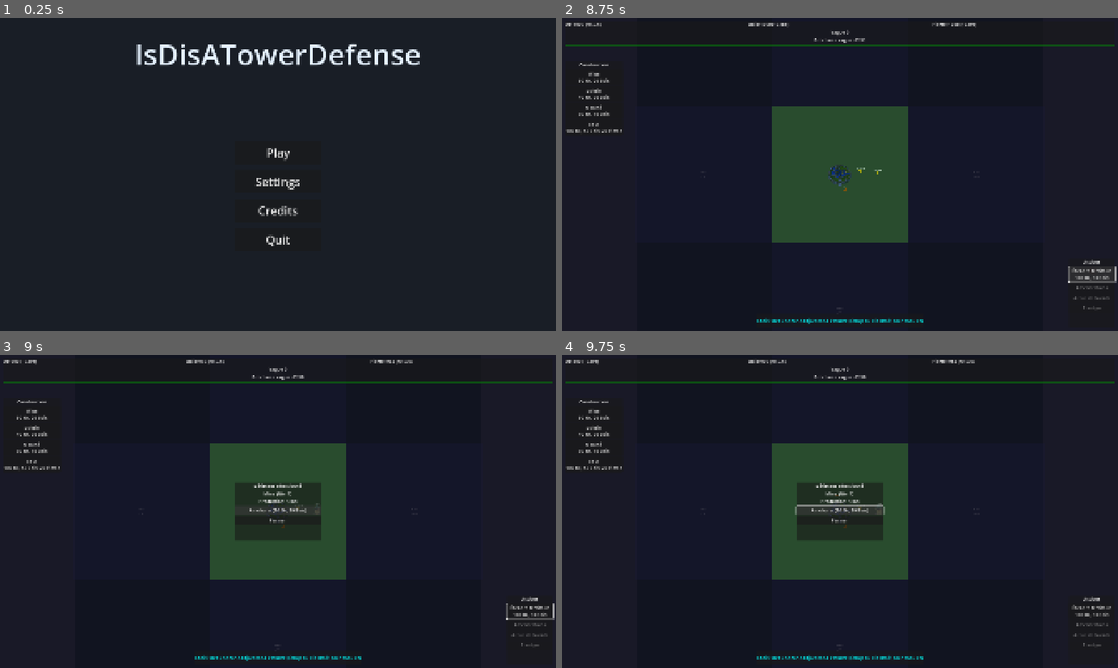
Above: before the commit, frames 1-4 (two rows, left to right).
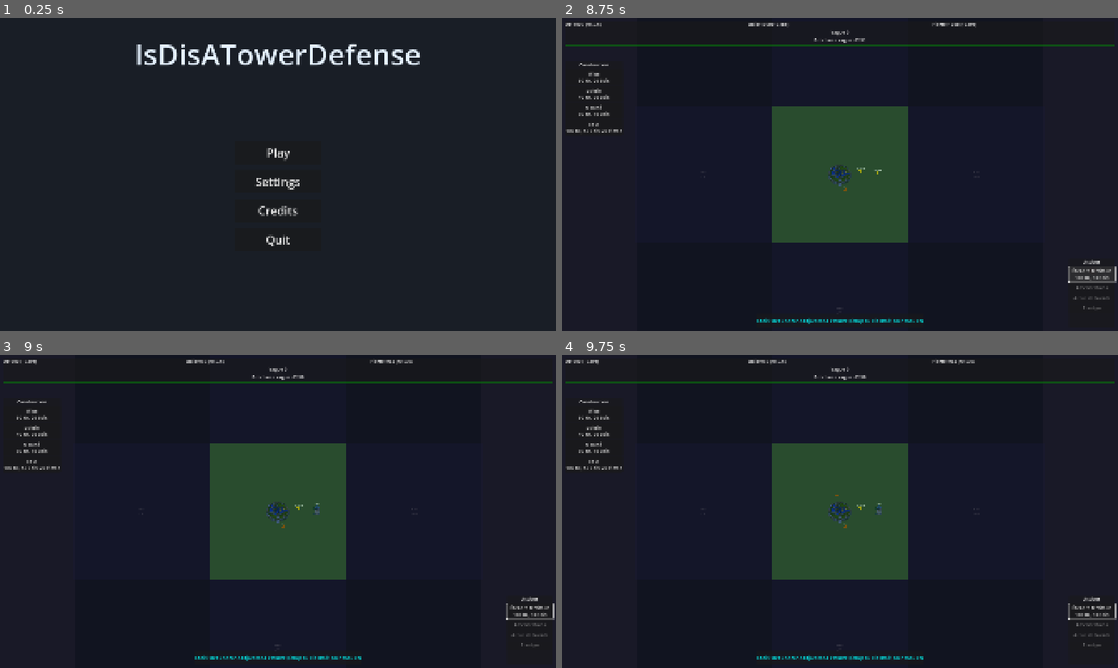
Above: after the commit, the same moments.

Repository: teubamaf/IsDisATowerDefense
Game: Godot game, scene res://Scenes/Menus/Main_Menu.tscn
Same seed, same stepped clock (60 frames per second), same inputs: the game is played once before the commit and once after it.
Inputs (mouse positions are in pixels of both pictures, inside the frame that each line leads up to):
- Up to frame 1 (0.25 s): no input
- Up to frame 2 (8.75 s): click "Play" at 0.5 s; click "Back" at 1.25 s; click "Play" at 2 s; click "Save 1" at 2.75 s; click "Humains" at 3.5 s; click "Start Game" at 4.25 s; click "Mine 50 Or, 20 Bois" at 5 s; click "Scierie 40 Or, 30 Bois" at 5.75 s; click "Marché 80 Or, 40 Bois" at 6.5 s; click "Tour 100 Or, 50 Bois, 20 Pier…" at 7.25 s; click "Étendre territoire 100 Or, 50…" at 8 s
- Up to frame 3 (9 s): drag from (316, 508) to (139, 511) at 8.77 s
- Up to frame 4 (9.75 s): click (840, 511) at 9.5 s, where only the run before the commit has a clickable "Améliorer (50 Or, 30 Bois)"

Frames 1-2 are identical in both runs. In frame 3, 2.5% of the frame differs, in the area x 42-58%, y 40-60%; in frame 4, 2.6%, in the area x 2-100%, y 1-85%.

Commit message:
adding new mecanics

Diff:
--- a/Scenes/Buildings/Mine.tscn
+++ b/Scenes/Buildings/Mine.tscn
@@ -5,7 +5,6 @@
 
 [node name="Mine" type="Node2D"]
 script = ExtResource("1_building")
-building_type = 0
 
 [node name="Sprite2D" type="Sprite2D" parent="."]
 modulate = Color(0.5, 0.5, 0.5, 1)
--- /dev/null
+++ b/Scenes/Entities/HarvestableResource.tscn
@@ -0,0 +1,42 @@
+[gd_scene load_steps=3 format=3 uid="uid://harvestable_resource"]
+
+[ext_resource type="Script" path="res://Scripts/Entities/HarvestableResource.gd" id="1_harvestable"]
+
+[sub_resource type="CircleShape2D" id="CircleShape2D_harvestable"]
+radius = 25.0
+
+[node name="HarvestableResource" type="Area2D"]
+script = ExtResource("1_harvestable")
+
+[node name="CollisionShape2D" type="CollisionShape2D" parent="."]
+shape = SubResource("CircleShape2D_harvestable")
+
+[node name="Sprite2D" type="Sprite2D" parent="."]
+
+[node name="Shape" type="Polygon2D" parent="Sprite2D"]
+color = Color(0.5, 0.5, 0.5, 1)
+polygon = PackedVector2Array(-20, 10, -15, -5, -10, -15, 0, -20, 10, -15, 15, -5, 20, 10, 15, 20, -15, 20)
+
+[node name="Highlight" type="Polygon2D" parent="Sprite2D"]
+color = Color(0.7, 0.7, 0.7, 1)
+polygon = PackedVector2Array(-8, -10, 0, -15, 8, -10, 5, -5, -5, -5)
+
+[node name="Label" type="Label" parent="."]
+offset_left = -40.0
+offset_top = -45.0
+offset_right = 40.0
+offset_bottom = -25.0
+text = "+10 Pierre"
+horizontal_alignment = 1
+
+[node name="ProgressLabel" type="Label" parent="."]
+offset_left = -20.0
+offset_top = 20.0
+offset_right = 20.0
+offset_bottom = 40.0
+text = "0/5"
+horizontal_alignment = 1
+
+[node name="LifetimeTimer" type="Timer" parent="."]
+wait_time = 30.0
+one_shot = true
--- /dev/null
+++ b/Scenes/Projectiles/Arrow.tscn
@@ -0,0 +1,23 @@
+[gd_scene load_steps=4 format=3 uid="uid://iqqsmk2wv0qn"]
+
+[ext_resource type="Texture2D" uid="uid://fm3vqgrwcoxo" path="res://Assets/Projectiles/arrow.png" id="1_ljjg1"]
+[ext_resource type="Script" uid="uid://dw5oostsej67w" path="res://Scripts/Projectiles/Arrow.gd" id="2_arrow"]
+
+[sub_resource type="CapsuleShape2D" id="CapsuleShape2D_qaq63"]
+radius = 5.0
+height = 32.0
+
+[node name="Arrow" type="Area2D"]
+rotation = -1.5707964
+collision_mask = 2
+script = ExtResource("2_arrow")
+
+[node name="Sprite2D" type="Sprite2D" parent="."]
+texture_filter = 1
+rotation = 0.7853982
+scale = Vector2(1.75, 1.75)
+texture = ExtResource("1_ljjg1")
+
+[node name="CollisionShape2D" type="CollisionShape2D" parent="."]
+rotation = 1.5707964
+shape = SubResource("CapsuleShape2D_qaq63")
--- a/Scenes/UI/GameUI.tscn
+++ b/Scenes/UI/GameUI.tscn
@@ -1,6 +1,7 @@
-[gd_scene load_steps=2 format=3 uid="uid://bk8vh7m3qp1nx"]
+[gd_scene load_steps=3 format=3 uid="uid://bk8vh7m3qp1nx"]
 
 [ext_resource type="Script" path="res://Scripts/UI/GameUI.gd" id="1_gameui"]
+[ext_resource type="Script" path="res://Scripts/UI/MarketPanel.gd" id="2_marketpanel"]
 
 [node name="GameUI" type="CanvasLayer"]
 script = ExtResource("1_gameui")
@@ -186,3 +187,100 @@
 [node name="CloseButton" type="Button" parent="UpgradePanel/VBoxContainer"]
 layout_mode = 2
 text = "Fermer"
+
+[node name="MarketPanel" type="PanelContainer" parent="."]
+visible = false
+anchors_preset = 3
+anchor_left = 1.0
+anchor_top = 1.0
+anchor_right = 1.0
+anchor_bottom = 1.0
+offset_left = -250.0
+offset_top = -300.0
+offset_right = -10.0
+offset_bottom = -10.0
+grow_horizontal = 0
+grow_vertical = 0
+script = ExtResource("2_marketpanel")
+
+[node name="VBoxContainer" type="VBoxContainer" parent="MarketPanel"]
+layout_mode = 2
+
+[node name="Title" type="Label" parent="MarketPanel/VBoxContainer"]
+layout_mode = 2
+text = "Marché - Vente"
+horizontal_alignment = 1
+
+[node name="HSeparator" type="HSeparator" parent="MarketPanel/VBoxContainer"]
+layout_mode = 2
+
+[node name="WoodRow" type="HBoxContainer" parent="MarketPanel/VBoxContainer"]
+layout_mode = 2
+
+[node name="WoodLabel" type="Label" parent="MarketPanel/VBoxContainer/WoodRow"]
+layout_mode = 2
+size_flags_horizontal = 3
+text = "Bois:"
+
+[node name="MinusButton" type="Button" parent="MarketPanel/VBoxContainer/WoodRow"]
+layout_mode = 2
+text = "-"
+
+[node name="AmountLabel" type="Label" parent="MarketPanel/VBoxContainer/WoodRow"]
+layout_mode = 2
+custom_minimum_size = Vector2(40, 0)
+text = "10"
+horizontal_alignment = 1
+
+[node name="PlusButton" type="Button" parent="MarketPanel/VBoxContainer/WoodRow"]
+layout_mode = 2
+text = "+"
+
+[node name="PriceLabel" type="Label" parent="MarketPanel/VBoxContainer/WoodRow"]
+layout_mode = 2
+custom_minimum_size = Vector2(60, 0)
+text = "20 Or"
+horizontal_alignment = 2
+
+[node name="SellButton" type="Button" parent="MarketPanel/VBoxContainer/WoodRow"]
+layout_mode = 2
+text = "Vendre"
+
+[node name="StoneRow" type="HBoxContainer" parent="MarketPanel/VBoxContainer"]
+layout_mode = 2
+
+[node name="StoneLabel" type="Label" parent="MarketPanel/VBoxContainer/StoneRow"]
+layout_mode = 2
+size_flags_horizontal = 3
+text = "Pierre:"
+
+[node name="MinusButton" type="Button" parent="MarketPanel/VBoxContainer/StoneRow"]
+layout_mode = 2
+text = "-"
+
+[node name="AmountLabel" type="Label" parent="MarketPanel/VBoxContainer/StoneRow"]
+layout_mode = 2
+custom_minimum_size = Vector2(40, 0)
+text = "10"
+horizontal_alignment = 1
+
+[node name="PlusButton" type="Button" parent="MarketPanel/VBoxContainer/StoneRow"]
+layout_mode = 2
+text = "+"
+
+[node name="PriceLabel" type="Label" parent="MarketPanel/VBoxContainer/StoneRow"]
+layout_mode = 2
+custom_minimum_size = Vector2(60, 0)
+text = "30 Or"
+horizontal_alignment = 2
+
+[node name="SellButton" type="Button" parent="MarketPanel/VBoxContainer/StoneRow"]
+layout_mode = 2
+text = "Vendre"
+
+[node name="HSeparator2" type="HSeparator" parent="MarketPanel/VBoxContainer"]
+layout_mode = 2
+
+[node name="CloseButton" type="Button" parent="MarketPanel/VBoxContainer"]
+layout_mode = 2
+text = "Fermer"
--- a/Scripts/Buildings/Building.gd
+++ b/Scripts/Buildings/Building.gd
@@ -4,16 +4,24 @@
 enum BuildingType { MINE, SAWMILL, MARKET, TOWER }
 
 @export var building_type: BuildingType = BuildingType.MINE
-@export var production_rate: float = 1.0  # Ressources par seconde
 @export var level: int = 1
 @export var max_level: int = 10
+
+# Paramètres de spawn de ressources
+@export var spawn_radius_base: float = 100.0
+@export var spawn_interval_base: float = 8.0  # Secondes entre chaque spawn
+@export var max_resources: int = 10  # Maximum de ressources actives autour du bâtiment
 
 # Coûts d'amélioration
 @export var upgrade_gold_cost: float = 50.0
 @export var upgrade_wood_cost: float = 30.0
 
-var production_timer: float = 0.0
+var spawn_timer: float = 0.0
 var is_selected: bool = false
+var spawned_resources: Array[Node] = []
+
+# Scène de ressource récoltable
+var harvestable_scene: PackedScene = preload("res://Scenes/Entities/HarvestableResource.tscn")
 
 # Signal émis quand le bâtiment est cliqué
 signal building_clicked(building: Node2D)
@@ -48,41 +56,77 @@
 		get_tree().call_group("building_manager", "select_building", self)
 
 func _process(delta: float):
-	production_timer += delta
+	# Ne pas spawner pour les Markets et Tours
+	if building_type == BuildingType.MARKET or building_type == BuildingType.TOWER:
+		return
 
-	# Produire des ressources chaque seconde
-	if production_timer >= 1.0:
-		production_timer = 0.0
-		produce()
+	# Nettoyer les ressources détruites
+	clean_spawned_resources()
 
-func produce():
-	var amount = production_rate * level
+	# Timer de spawn
+	spawn_timer += delta
+	var spawn_interval = get_spawn_interval()
 
+	if spawn_timer >= spawn_interval:
+		spawn_timer = 0.0
+		try_spawn_resource()
+
+func get_spawn_radius() -> float:
+	# La zone de spawn augmente de 15% par niveau
+	return spawn_radius_base * (1.0 + level * 0.15)
+
+func get_spawn_interval() -> float:
+	# Le spawn devient 10% plus fréquent par niveau
+	return spawn_interval_base / (1.0 + level * 0.1)
+
+func clean_spawned_resources():
+	spawned_resources = spawned_resources.filter(func(r): return is_instance_valid(r))
+
+func try_spawn_resource():
+	# Vérifier si on peut spawner
+	if spawned_resources.size() >= max_resources:
+		return
+
+	spawn_resource()
+
+func spawn_resource():
+	var resource = harvestable_scene.instantiate()
+
+	# Position aléatoire dans le rayon
+	var spawn_radius = get_spawn_radius()
+	var angle = randf() * TAU
+	var distance = randf_range(spawn_radius * 0.3, spawn_radius)
+	var spawn_pos = global_position + Vector2(cos(angle), sin(angle)) * distance
+
+	resource.global_position = spawn_pos
+
+	# Configurer le type de ressource selon le bâtiment
+	configure_resource(resource)
+
+	# Ajouter à la scène
+	get_tree().current_scene.add_child(resource)
+	spawned_resources.append(resource)
+
+func configure_resource(resource: Node):
+	# Accéder au script HarvestableResource
 	match building_type:
 		BuildingType.MINE:
-			GameManager.add_gold(amount)
-			show_production_text("+%.1f Or" % amount, Color.GOLD)
+			# Mine: 80% pierre, 15% or, 5% rare
+			var roll = randf()
+			if roll < 0.80:
+				resource.resource_type = 1  # STONE
+				resource.resource_amount = randf_range(5, 15) * (1 + level * 0.1)
+			elif roll < 0.95:
+				resource.resource_type = 2  # GOLD
+				resource.resource_amount = randf_range(3, 10) * (1 + level * 0.1)
+			else:
+				resource.resource_type = 3  # RARE
+				resource.resource_amount = randf_range(5, 20) * (1 + level * 0.1)
+
 		BuildingType.SAWMILL:
-			GameManager.add_wood(amount)
-			show_production_text("+%.1f Bois" % amount, Color.SADDLE_BROWN)
-		BuildingType.MARKET:
-			# Le marché génère de l'or
-			GameManager.add_gold(amount * 1.5)
-			show_production_text("+%.1f Or" % (amount * 1.5), Color.GOLD)
-
-func show_production_text(text: String, color: Color):
-	# Créer un label flottant pour montrer la production
-	var floating_label = Label.new()
-	floating_label.text = text
-	floating_label.add_theme_color_override("font_color", color)
-	floating_label.position = Vector2(0, -20)
-	add_child(floating_label)
-
-	# Animation
-	var tween = create_tween()
-	tween.tween_property(floating_label, "position:y", -50, 1.0)
-	tween.parallel().tween_property(floating_label, "modulate:a", 0.0, 1.0)
-	tween.finished.connect(floating_label.queue_free)
+			# Scierie: 100% bois
+			resource.resource_type = 0  # WOOD
+			resource.resource_amount = randf_range(5, 15) * (1 + level * 0.1)
 
 func upgrade() -> bool:
 	if level >= max_level:
@@ -123,17 +167,23 @@
 
 func get_info_text() -> String:
 	var type_name = ""
+	var production_info = ""
+
 	match building_type:
 		BuildingType.MINE:
 			type_name = "Mine"
+			production_info = "Spawn: Pierre (80%), Or (15%), Rare (5%)\nZone: %.0f px | Intervalle: %.1fs" % [get_spawn_radius(), get_spawn_interval()]
 		BuildingType.SAWMILL:
 			type_name = "Scierie"
+			production_info = "Spawn: Bois (100%%)\nZone: %.0f px | Intervalle: %.1fs" % [get_spawn_radius(), get_spawn_interval()]
 		BuildingType.MARKET:
 			type_name = "Marché"
+			production_info = "Vendez vos ressources contre de l'or"
 		BuildingType.TOWER:
 			type_name = "Tour"
+			production_info = "Bâtiment défensif"
 
-	return "%s (Niv. %d)\nProduction: %.1f/s" % [type_name, level, production_rate * level]
+	return "%s (Niv. %d)\n%s" % [type_name, level, production_info]
 
 func get_upgrade_cost() -> Dictionary:
 	if level >= max_level:
--- a/Scripts/Buildings/Tower.gd
+++ b/Scripts/Buildings/Tower.gd
@@ -5,6 +5,9 @@
 @export var attack_range: float = 200.0
 @export var level: int = 1
 @export var max_level: int = 10
+
+# Scène de la flèche à instancier
+var arrow_scene: PackedScene = preload("res://Scenes/Projectiles/Arrow.tscn")
 
 # Coûts d'amélioration
 @export var upgrade_gold_cost: float = 100.0
@@ -86,8 +89,11 @@
 		attack(current_target)
 
 func attack(enemy: Node2D):
-	if enemy.has_method("take_damage"):
-		enemy.take_damage(damage)
+	# Créer une flèche et la tirer vers l'ennemi
+	var arrow = arrow_scene.instantiate()
+	get_tree().current_scene.add_child(arrow)
+	arrow.global_position = global_position
+	arrow.setup(enemy, damage)
 
 func _on_body_entered(body: Node2D):
 	if body.is_in_group("enemies"):
--- a/Scripts/Entities/CollectableResource.gd
+++ b/Scripts/Entities/CollectableResource.gd
@@ -6,7 +6,7 @@
 @export var resource_type: ResourceType = ResourceType.GOLD
 @export var min_amount: float = 1.0
 @export var max_amount: float = 5.0
-@export var lifetime: float = 10.0  # Durée de vie avant disparition
+@export var lifetime: float = 100.0  # Durée de vie avant disparition
 
 var amount: float
 @onready var sprite = $Sprite2D
--- /dev/null
+++ b/Scripts/Entities/HarvestableResource.gd
@@ -0,0 +1,126 @@
+extends Area2D
+
+# Types de ressources récoltables
+enum ResourceType { WOOD, STONE, GOLD, RARE }
+
+@export var resource_type: ResourceType = ResourceType.STONE
+@export var hits_required: int = 5
+@export var resource_amount: float = 10.0
+@export var lifetime: float = 30.0
+
+var current_hits: int = 0
+
+@onready var sprite = $Sprite2D
+@onready var label = $Label
+@onready var lifetime_timer = $LifetimeTimer
+@onready var progress_label = $ProgressLabel
+
+func _ready():
+	# Configuration visuelle selon le type
+	setup_visual()
+	update_progress()
+
+	# Connecter le signal de clic
+	input_event.connect(_on_input_event)
+	mouse_entered.connect(_on_mouse_entered)
+	mouse_exited.connect(_on_mouse_exited)
+
+	# Timer de durée de vie
+	if lifetime_timer:
+		lifetime_timer.wait_time = lifetime
+		lifetime_timer.timeout.connect(_on_lifetime_timeout)
+		lifetime_timer.start()
+
+	# Animation d'apparition
+	scale = Vector2.ZERO
+	var tween = create_tween()
+	tween.tween_property(self, "scale", Vector2.ONE, 0.3).set_ease(Tween.EASE_OUT).set_trans(Tween.TRANS_BACK)
+
+func setup_visual():
+	var color: Color
+	var text: String
+
+	match resource_type:
+		ResourceType.WOOD:
+			color = Color(0.4, 0.26, 0.13)  # Marron bois
+			text = "+%d Bois" % int(resource_amount)
+		ResourceType.STONE:
+			color = Color(0.5, 0.5, 0.5)  # Gris pierre
+			text = "+%d Pierre" % int(resource_amount)
+		ResourceType.GOLD:
+			color = Color.GOLD
+			text = "+%d Or" % int(resource_amount)
+		ResourceType.RARE:
+			color = Color(0.6, 0.2, 0.8)  # Violet rare
+			text = "+%d Rare" % int(resource_amount)
+
+	if sprite:
+		sprite.modulate = color
+
+	if label:
+		label.text = text
+
+func update_progress():
+	if progress_label:
+		progress_label.text = "%d/%d" % [current_hits, hits_required]
+
+func _on_input_event(_viewport: Node, event: InputEvent, _shape_idx: int):
+	if event is InputEventMouseButton and event.pressed and event.button_index == MOUSE_BUTTON_LEFT:
+		hit()
+
+func _on_mouse_entered():
+	# Effet de survol
+	var tween = create_tween()
+	tween.tween_property(self, "scale", Vector2(1.15, 1.15), 0.1)
+
+func _on_mouse_exited():
+	var tween = create_tween()
+	tween.tween_property(self, "scale", Vector2.ONE, 0.1)
+
+func hit():
+	current_hits += 1
+	update_progress()
+
+	# Animation de hit (shake)
+	var original_pos = position
+	var tween = create_tween()
+	tween.tween_property(self, "position", original_pos + Vector2(randf_range(-5, 5), randf_range(-5, 5)), 0.05)
+	tween.tween_property(self, "position", original_pos, 0.05)
+
+	# Flash de couleur
+	if sprite:
+		var original_modulate = sprite.modulate
+		sprite.modulate = Color.WHITE
+		await get_tree().create_timer(0.1).timeout
+		if is_instance_valid(self) and sprite:
+			sprite.modulate = original_modulate
+
+	# Vérifier si cassé
+	if current_hits >= hits_required:
+		harvest()
+
+func harvest():
+	# Ajouter les ressources au GameManager
+	match resource_type:
+		ResourceType.WOOD:
+			GameManager.add_wood(resource_amount)
+		ResourceType.STONE:
+			GameManager.add_stone(resource_amount)
+		ResourceType.GOLD:
+			GameManager.add_gold(resource_amount)
+		ResourceType.RARE:
+			# Pour l'instant, les ressources rares donnent de l'or bonus
+			GameManager.add_gold(resource_amount * 2)
+
+	# Animation de destruction
+	var tween = create_tween()
+	tween.set_parallel(true)
+	tween.tween_property(self, "scale", Vector2.ZERO, 0.2)
+	tween.tween_property(self, "modulate:a", 0.0, 0.2)
+	tween.finished.connect(queue_free)
+
+func _on_lifetime_timeout():
+	# Disparition progressive si non récolté
+	var tween = create_tween()
+	tween.tween_property(self, "modulate:a", 0.0, 1.0)
+	tween.finished.connect(queue_free)
--- a/Scripts/Managers/BuildingManager.gd
+++ b/Scripts/Managers/BuildingManager.gd
@@ -6,14 +6,18 @@
 
 # Référence à l'UI
 @onready var upgrade_panel: Control = null
+@onready var market_panel: Control = null
 
 func _ready():
-	# Trouver le panneau d'amélioration dans l'UI
+	# Trouver les panneaux dans l'UI
 	await get_tree().process_frame
 	upgrade_panel = get_node_or_null("/root/Game/GameUI/UpgradePanel")
+	market_panel = get_node_or_null("/root/Game/GameUI/MarketPanel")
 
 	if upgrade_panel:
 		upgrade_panel.visible = false
+	if market_panel:
+		market_panel.visible = false
 
 func select_building(building: Node2D, show_panel: bool = true):
 	# Désélectionner le bâtiment précédent
@@ -27,31 +31,52 @@
 	if selected_building and selected_building.has_method("set_selected"):
 		selected_building.set_selected(true)
 
-	# Afficher le panneau d'amélioration seulement si demandé
+	# Afficher le panneau approprié seulement si demandé
 	if show_panel:
-		show_upgrade_panel()
+		show_appropriate_panel()
 	else:
-		hide_upgrade_panel()
+		hide_all_panels()
 
 func deselect_building():
 	if selected_building and selected_building.has_method("set_selected"):
 		selected_building.set_selected(false)
 
 	selected_building = null
-	hide_upgrade_panel()
+	hide_all_panels()
+
+func show_appropriate_panel():
+	if not selected_building:
+		return
+
+	# Vérifier si c'est un Market
+	if selected_building.has_method("get_info_text"):
+		var building_type = selected_building.get("building_type")
+		# BuildingType.MARKET = 2
+		if building_type == 2:
+			show_market_panel()
+			return
+
+	# Sinon afficher le panneau d'amélioration standard
+	show_upgrade_panel()
 
 func show_upgrade_panel():
+	hide_market_panel()
+
 	if not upgrade_panel or not selected_building:
 		return
 
 	upgrade_panel.visible = true
 
 	# Mettre à jour les informations du panneau
-	var info_label = upgrade_panel.get_node_or_null("InfoLabel")
+	var info_label = upgrade_panel.get_node_or_null("VBoxContainer/InfoLabel")
+	if not info_label:
+		info_label = upgrade_panel.get_node_or_null("InfoLabel")
 	if info_label:
 		info_label.text = selected_building.get_info_text()
 
-	var upgrade_button = upgrade_panel.get_node_or_null("UpgradeButton")
+	var upgrade_button = upgrade_panel.get_node_or_null("VBoxContainer/UpgradeButton")
+	if not upgrade_button:
+		upgrade_button = upgrade_panel.get_node_or_null("UpgradeButton")
 	if upgrade_button:
 		var cost = selected_building.get_upgrade_cost()
 		if cost["can_upgrade"]:
@@ -65,15 +90,41 @@
 			upgrade_button.text = "Niveau maximum"
 			upgrade_button.disabled = true
 
+func show_market_panel():
+	hide_upgrade_panel()
+
+	if not market_panel or not selected_building:
+		return
+
+	var level = selected_building.get("level")
+	if level == null:
+		level = 1
+
+	if market_panel.has_method("show_panel"):
+		market_panel.show_panel(level)
+	else:
+		market_panel.visible = true
+
 func hide_upgrade_panel():
 	if upgrade_panel:
 		upgrade_panel.visible = false
+
+func hide_market_panel():
+	if market_panel:
+		if market_panel.has_method("hide_panel"):
+			market_panel.hide_panel()
+		else:
+			market_panel.visible = false
+
+func hide_all_panels():
+	hide_upgrade_panel()
+	hide_market_panel()
 
 func try_upgrade_selected():
 	if selected_building and selected_building.has_method("upgrade"):
 		if selected_building.upgrade():
 			# Rafraîchir l'affichage après amélioration
-			show_upgrade_panel()
+			show_appropriate_panel()
 
 func _input(event: InputEvent):
 	# Désélectionner avec clic droit ou Échap
--- /dev/null
+++ b/Scripts/Projectiles/Arrow.gd
@@ -0,0 +1,38 @@
+extends Area2D
+
+@export var speed: float = 400.0
+@export var damage: float = 15.0
+
+var target: Node2D = null
+var direction: Vector2 = Vector2.ZERO
+
+func _ready():
+	# Connecter le signal de collision
+	body_entered.connect(_on_body_entered)
+
+func _process(delta: float):
+	if target != null and is_instance_valid(target):
+		# Calculer la direction vers la cible
+		direction = (target.global_position - global_position).normalized()
+		# Orienter la flèche vers la cible
+		rotation = direction.angle() + PI / 4  # +45° car le sprite est incliné
+
+	# Déplacer la flèche
+	global_position += direction * speed * delta
+
+	# Détruire si hors écran ou trop loin
+	if global_position.length() > 5000:
+		queue_free()
+
+func setup(target_enemy: Node2D, arrow_damage: float):
+	target = target_enemy
+	damage = arrow_damage
+	if target != null and is_instance_valid(target):
+		direction = (target.global_position - global_position).normalized()
+		rotation = direction.angle() + PI / 4
+
+func _on_body_entered(body: Node2D):
+	if body.is_in_group("enemies"):
+		if body.has_method("take_damage"):
+			body.take_damage(damage)
+		queue_free()
--- a/Scripts/Systems/BuildingPlacer.gd
+++ b/Scripts/Systems/BuildingPlacer.gd
@@ -137,6 +137,10 @@
 					occupied_cells.append(cell)
 
 			print("✅ Bâtiment placé à ", building.global_position)
+
+			# Désélectionner tout bâtiment pour éviter que le panel s'affiche
+			await get_tree().process_frame
+			get_tree().call_group("building_manager", "deselect_building")
 		else:
 			print("❌ Erreur: scène de bâtiment introuvable")
 	else:
--- /dev/null
+++ b/Scripts/UI/MarketPanel.gd
@@ -0,0 +1,118 @@
+extends PanelContainer
+
+# Panneau de vente du marché
+
+# Taux de conversion de base (ressource -> or)
+const BASE_RATES = {
+	"wood": 2.0,   # 1 bois = 2 or
+	"stone": 3.0,  # 1 pierre = 3 or
+}
+
+# Quantités à vendre
+var sell_amounts = {
+	"wood": 10,
+	"stone": 10,
+}
+
+var market_level: int = 1
+
+# Références UI
+@onready var wood_amount_label = $VBoxContainer/WoodRow/AmountLabel
+@onready var wood_price_label = $VBoxContainer/WoodRow/PriceLabel
+@onready var wood_minus_btn = $VBoxContainer/WoodRow/MinusButton
+@onready var wood_plus_btn = $VBoxContainer/WoodRow/PlusButton
+@onready var wood_sell_btn = $VBoxContainer/WoodRow/SellButton
+
+@onready var stone_amount_label = $VBoxContainer/StoneRow/AmountLabel
+@onready var stone_price_label = $VBoxContainer/StoneRow/PriceLabel
+@onready var stone_minus_btn = $VBoxContainer/StoneRow/MinusButton
+@onready var stone_plus_btn = $VBoxContainer/StoneRow/PlusButton
+@onready var stone_sell_btn = $VBoxContainer/StoneRow/SellButton
+
+@onready var close_btn = $VBoxContainer/CloseButton
+
+func _ready():
+	visible = false
+
+	# Connecter les boutons
+	if wood_minus_btn:
+		wood_minus_btn.pressed.connect(_on_wood_minus_pressed)
+	if wood_plus_btn:
+		wood_plus_btn.pressed.connect(_on_wood_plus_pressed)
+	if wood_sell_btn:
+		wood_sell_btn.pressed.connect(_on_sell_wood_pressed)
+
+	if stone_minus_btn:
+		stone_minus_btn.pressed.connect(_on_stone_minus_pressed)
+	if stone_plus_btn:
+		stone_plus_btn.pressed.connect(_on_stone_plus_pressed)
+	if stone_sell_btn:
+		stone_sell_btn.pressed.connect(_on_sell_stone_pressed)
+
+	if close_btn:
+		close_btn.pressed.connect(_on_close_pressed)
+
+	update_display()
+
+func show_panel(level: int = 1):
+	market_level = level
+	visible = true
+	update_display()
+
+func hide_panel():
+	visible = false
+
+func get_rate(resource: String) -> float:
+	# Le niveau du marché augmente le taux de 5% par niveau
+	return BASE_RATES[resource] * (1.0 + (market_level - 1) * 0.05)
+
+func update_display():
+	if wood_amount_label:
+		wood_amount_label.text = str(sell_amounts["wood"])
+	if wood_price_label:
+		var wood_price = int(sell_amounts["wood"] * get_rate("wood"))
+		wood_price_label.text = "%d Or" % wood_price
+
+	if stone_amount_label:
+		stone_amount_label.text = str(sell_amounts["stone"])
+	if stone_price_label:
+		var stone_price = int(sell_amounts["stone"] * get_rate("stone"))
+		stone_price_label.text = "%d Or" % stone_price
+
+func _on_wood_minus_pressed():
+	sell_amounts["wood"] = max(1, sell_amounts["wood"] - 10)
+	update_display()
+
+func _on_wood_plus_pressed():
+	sell_amounts["wood"] = min(int(GameManager.wood), sell_amounts["wood"] + 10)
+	update_display()
+
+func _on_stone_minus_pressed():
+	sell_amounts["stone"] = max(1, sell_amounts["stone"] - 10)
+	update_display()
+
+func _on_stone_plus_pressed():
+	sell_amounts["stone"] = min(int(GameManager.stone), sell_amounts["stone"] + 10)
+	update_display()
+
+func _on_sell_wood_pressed():
+	var amount = min(sell_amounts["wood"], int(GameManager.wood))
+	if amount > 0:
+		var gold_gained = int(amount * get_rate("wood"))
+		GameManager.wood -= amount
+		GameManager.add_gold(gold_gained)
+		GameManager.resources_changed.emit()
+		update_display()
+
+func _on_sell_stone_pressed():
+	var amount = min(sell_amounts["stone"], int(GameManager.stone))
+	if amount > 0:
+		var gold_gained = int(amount * get_rate("stone"))
+		GameManager.stone -= amount
+		GameManager.add_gold(gold_gained)
+		GameManager.resources_changed.emit()
+		update_display()
+
+func _on_close_pressed():
+	hide_panel()
+	get_tree().call_group("building_manager", "deselect_building")
Binary file added: Assets/Projectiles/arrow.png
Not shown, added: Assets/Projectiles/arrow.png.import
Not shown: 1 places in Scenes/Entities/CollectableResource.tscn that only renumber resources
Not shown, added: Scripts/Entities/HarvestableResource.gd.uid
Not shown, added: Scripts/Projectiles/Arrow.gd.uid
Not shown, added: Scripts/UI/MarketPanel.gd.uid
